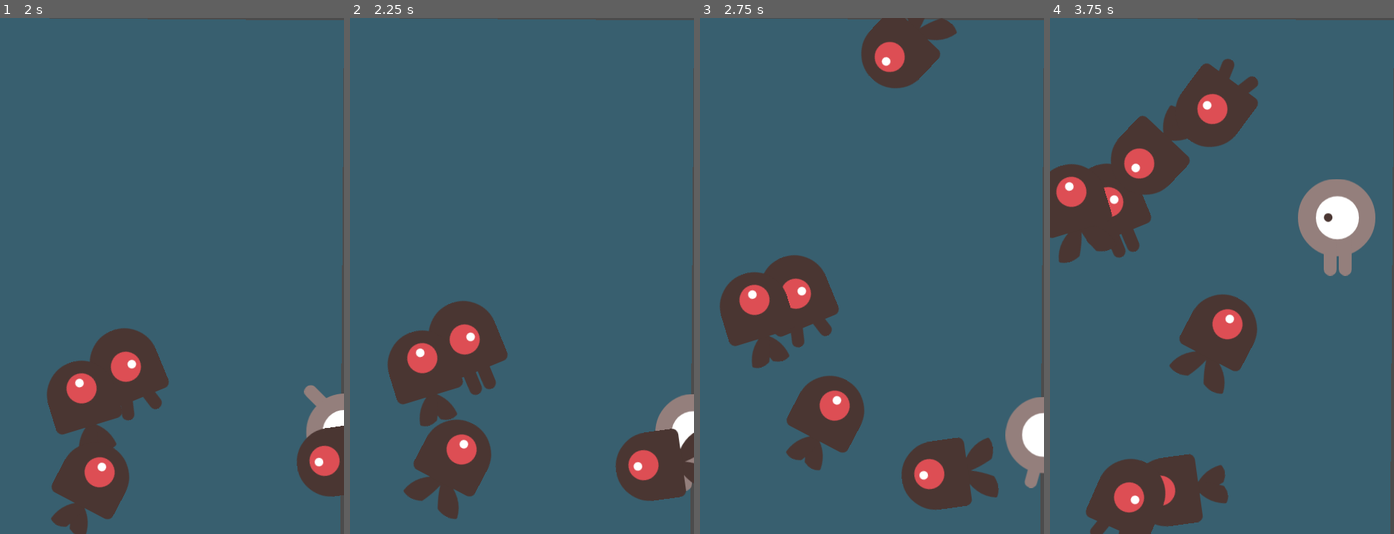
Above: before the commit, frames 1-4 (left to right).
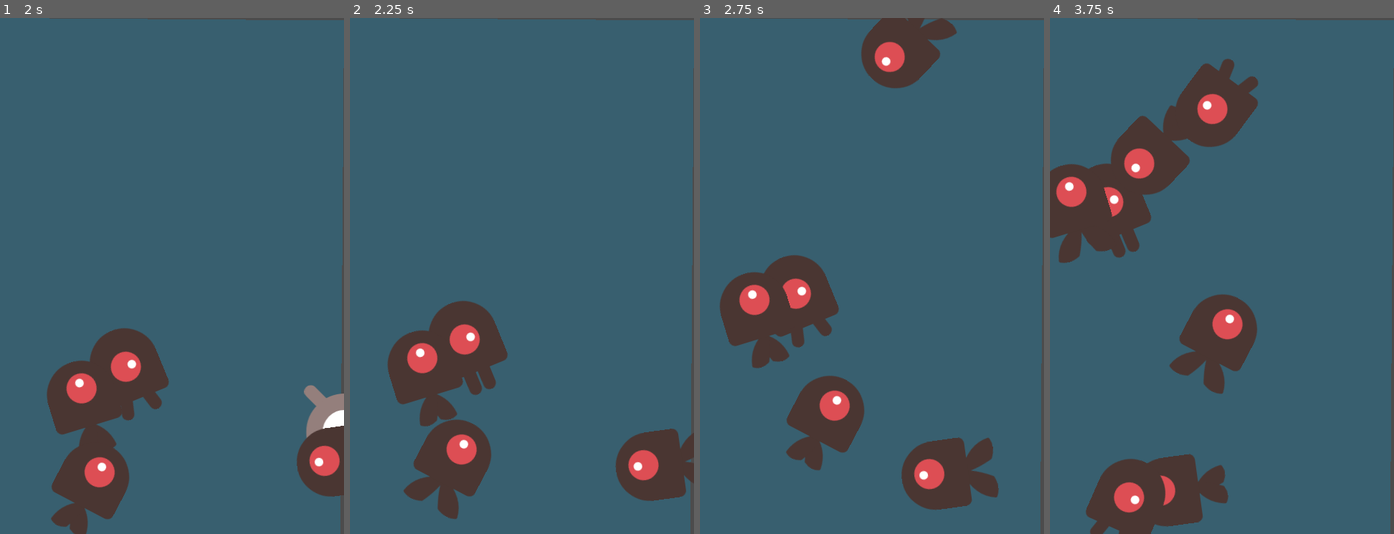
Above: after the commit, the same moments.

Repository: lovetocode/2d-dodge-the-creeps
Game: Godot game, scene res://Main.tscn
The game is run twice, just before and just after one commit, with the same random seed, the same clock (stepped at 60 frames per second) and the same inputs.
Inputs:
- Up to frame 1 (2 s): hold D (move_right) 0.53-1.28 s; hold S (move_down) from 1.28 s (still down)
- Up to frame 2 (2.25 s): release S (move_down) at 2.03 s; hold D (move_right) from 2.03 s (still down)
- Up to frame 3 (2.75 s): keep holding D (move_right)
- Up to frame 4 (3.75 s): release D (move_right) at 2.78 s; hold W (move_up) 2.78-3.53 s; hold A (move_left) from 3.53 s (still down)

Frame 1 is identical in both runs. In frame 2, 0.8% of the frame differs, in the area x 88-100%, y 72-92%; in frame 3, 1.4%; in frame 4, 3.0%, in the area x 72-95%, y 31-50%.

Commit message:
Added player mob collision and HUD

Diff:
--- /dev/null
+++ b/HUD.tscn
@@ -0,0 +1,46 @@
+[gd_scene load_steps=3 format=2]
+
+[ext_resource path="res://fonts/xolonium-regular.ttf" type="DynamicFontData" id=1]
+
+[sub_resource type="DynamicFont" id=1]
+size = 60
+font_data = ExtResource( 1 )
+
+[node name="HUD" type="CanvasLayer"]
+
+[node name="Score" type="Label" parent="."]
+anchor_left = 0.5
+anchor_right = 0.5
+margin_left = -240.0
+margin_top = 1.0
+margin_right = 240.0
+margin_bottom = 85.0
+custom_fonts/font = SubResource( 1 )
+text = "0"
+align = 1
+
+[node name="MessageLabel" type="Label" parent="."]
+anchor_left = 0.5
+anchor_top = 0.5
+anchor_right = 0.5
+anchor_bottom = 0.5
+margin_left = -236.0
+margin_top = -159.0
+margin_right = 236.0
+margin_bottom = 1.0
+custom_fonts/font = SubResource( 1 )
+text = "Dodge the creeps"
+align = 1
+autowrap = true
+
+[node name="Button" type="Button" parent="."]
+anchor_left = 0.5
+anchor_top = 0.5
+anchor_right = 0.5
+anchor_bottom = 0.5
+margin_left = -86.5
+margin_top = 48.0
+margin_right = 86.5
+margin_bottom = 127.0
+custom_fonts/font = SubResource( 1 )
+text = "Start"
--- a/Main.tscn
+++ b/Main.tscn
@@ -18,9 +18,6 @@
 anchor_bottom = 1.0
 rect_rotation = 0.41799
 color = Color( 0.219608, 0.372549, 0.435294, 1 )
-__meta__ = {
-"_edit_use_anchors_": false
-}
 
 [node name="MobPath" type="Path2D" parent="."]
 curve = SubResource( 1 )
--- a/Mob.tscn
+++ b/Mob.tscn
@@ -10,9 +10,9 @@
 
 [sub_resource type="SpriteFrames" id=1]
 animations = [ {
-"frames": [ ExtResource( 1 ), ExtResource( 2 ) ],
+"frames": [ ExtResource( 4 ), ExtResource( 5 ) ],
 "loop": true,
-"name": "walk",
+"name": "fly",
 "speed": 5.0
 }, {
 "frames": [ ExtResource( 3 ), ExtResource( 6 ) ],
@@ -20,9 +20,9 @@
 "name": "swim",
 "speed": 5.0
 }, {
-"frames": [ ExtResource( 4 ), ExtResource( 5 ) ],
+"frames": [ ExtResource( 1 ), ExtResource( 2 ) ],
 "loop": true,
-"name": "fly",
+"name": "walk",
 "speed": 5.0
 } ]
 
--- a/Player.gd
+++ b/Player.gd
@@ -1,4 +1,6 @@
 extends Area2D
+
+signal  hit
 
 export var speed = 400.0
 var screen_size = Vector2.ZERO
@@ -6,7 +8,7 @@
 
 func _ready():
 	screen_size = get_viewport_rect().size
-	print(screen_size)
+
 
 
 func _process(delta):
@@ -37,3 +39,13 @@
 	elif direction.y != 0:
 			$AnimatedSprite.animation = "up"
 			$AnimatedSprite.flip_v = direction.y > 0
+
+func start(new_position):
+	position = new_position
+	show()
+	$CollisionShape2D.disabled = false
+
+func _on_Player_body_entered(body):
+	hide()
+	$CollisionShape2D.set_deferred("disabled", true)
+	emit_signal("hit")
--- a/Player.tscn
+++ b/Player.tscn
@@ -24,7 +24,6 @@
 height = 32.0
 
 [node name="Player" type="Area2D"]
-collision_mask = 0
 script = ExtResource( 5 )
 
 [node name="AnimatedSprite" type="AnimatedSprite" parent="."]
@@ -33,3 +32,5 @@
 
 [node name="CollisionShape2D" type="CollisionShape2D" parent="."]
 shape = SubResource( 2 )
+
+[connection signal="body_entered" from="." to="." method="_on_Player_body_entered"]
Not shown, changed: art/game-over.wav.import
